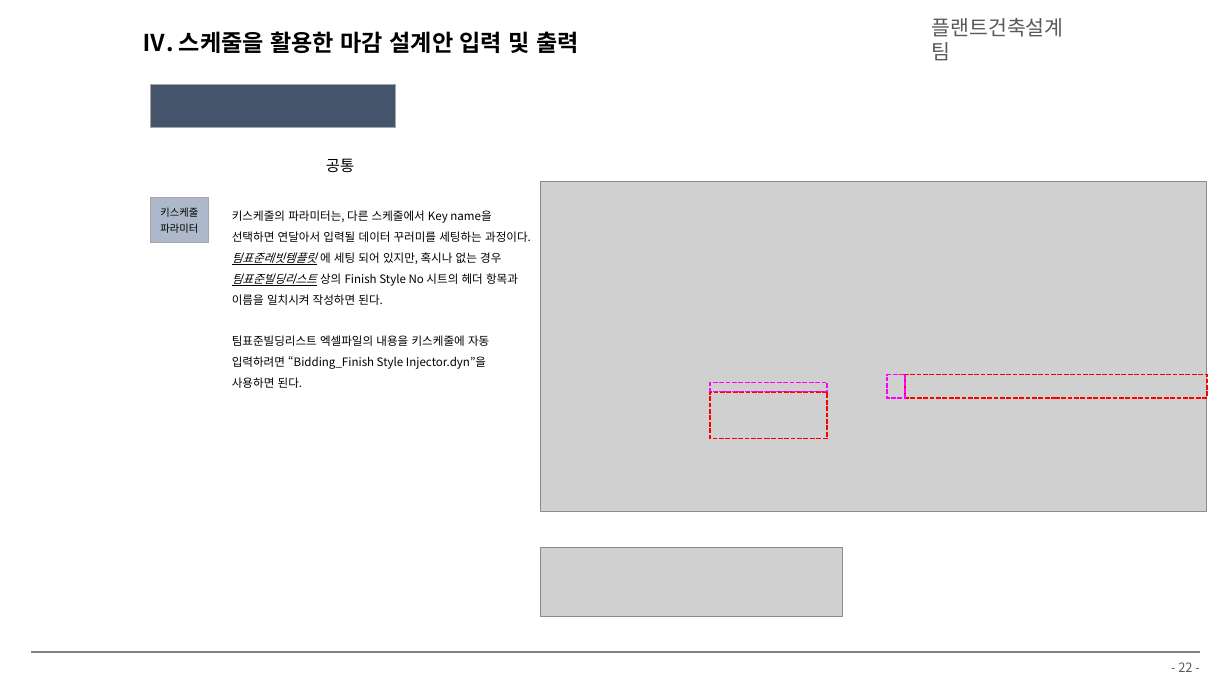
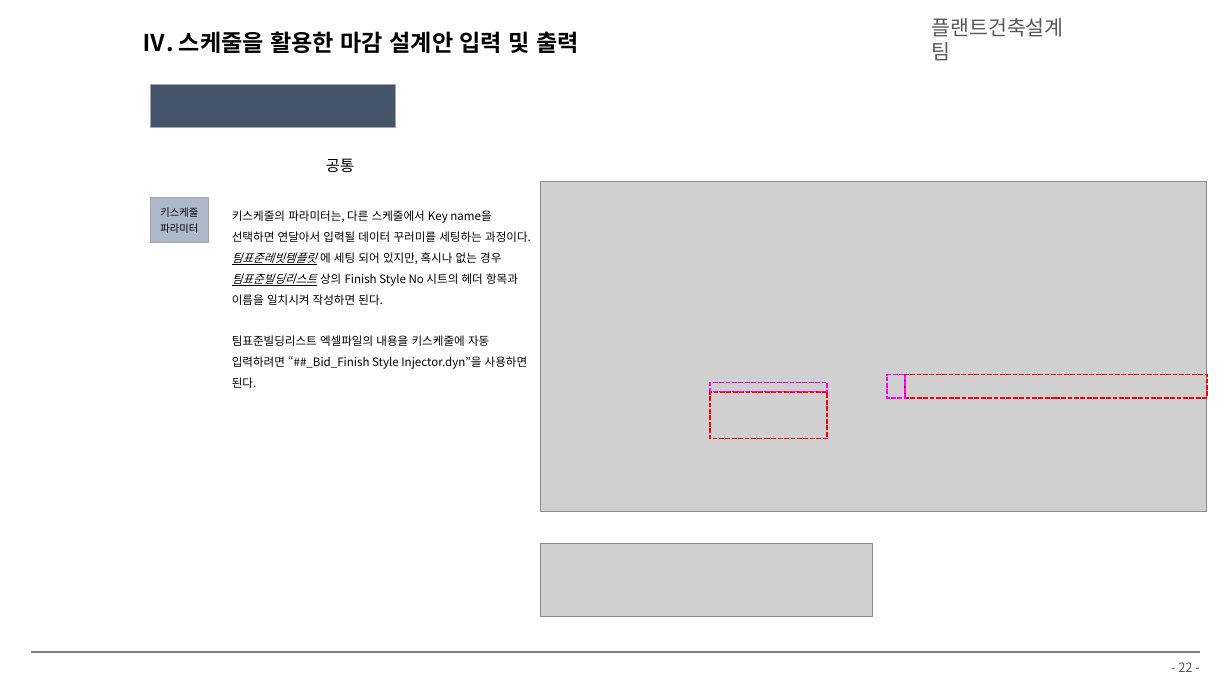
Before and after one commit to hnanmal/mQ, a slide deck: slide 22 of etc/_팀교육/플랜트건축설계팀_BIM 팀 교육자료(2024).pptx. Drawn at 1232x693 pixels with LibreOffice and Linux fonts; fonts in the diff are those of the drawing; grey boxes stand for pictures; background and template pictures are left out. Boxes give left, top, right and bottom in pixels: in the first picture for what was removed or moved away, otherwise in the second. Text is boxed around its words. In the diff, an @@ line names an element or a change of style, - is before the commit and + after.

```diff
--- a/etc/_팀교육/플랜트건축설계팀_BIM 팀 교육자료(2024).pptx
+++ b/etc/_팀교육/플랜트건축설계팀_BIM 팀 교육자료(2024).pptx
@@ text at (232,335,528,369): text changed @@
-팀표준빌딩리스트 엑셀파일의 내용을 키스케줄에 자동 입력하려면 “Bidding_Finish Style Injector.dyn”을 사용하면 된다.
+팀표준빌딩리스트 엑셀파일의 내용을 키스케줄에 자동 입력하려면 “##_Bid_Finish Style Injector.dyn”을 사용하면 된다.
@@ picture: place and size @@
-picture at (541,548,843,617)
+picture at (541,543,872,616)
```
Also in this commit, not shown: 5 other slides changed, 11 other files.
